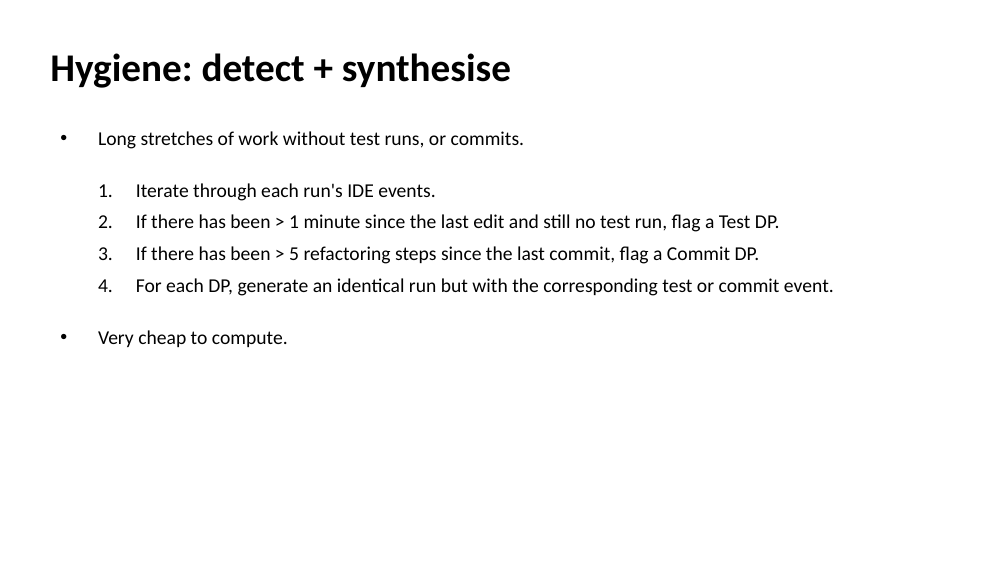
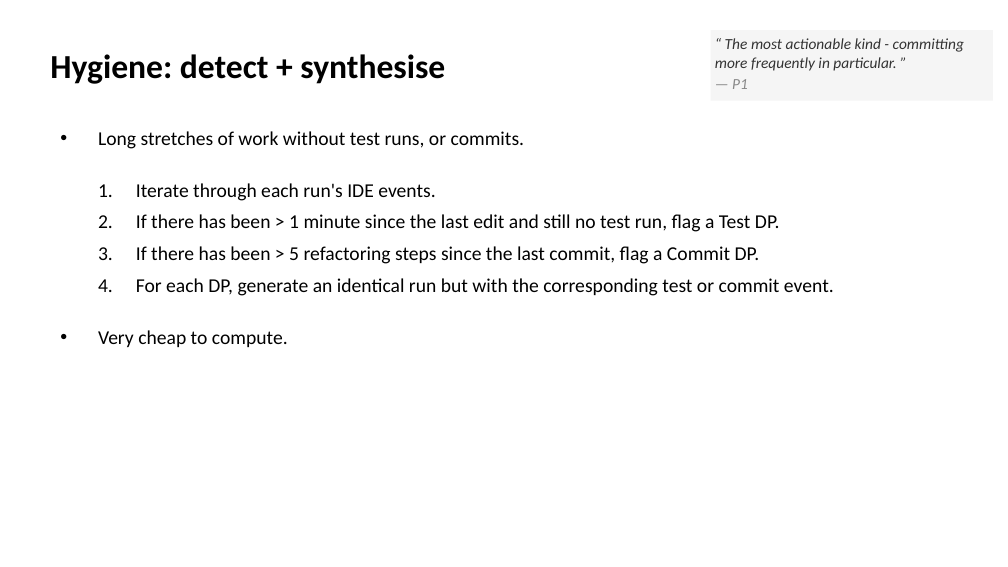
Before and after one commit to EthanHosier/fyp, a slide deck: slide 13 of presentation/slides.pptx. Drawn at 1008x567 pixels with LibreOffice and Linux fonts; fonts in the diff are those of the drawing. Boxes give left, top, right and bottom in pixels: in the first picture for what was removed or moved away, otherwise in the second. Text is boxed around its words. In the diff, an @@ line names an element or a change of style, - is before the commit and + after.

```diff
--- a/presentation/slides.pptx
+++ b/presentation/slides.pptx
@@ text "Hygiene: detect + synthesise" at <box>50,54,445,84</box>: size 28 to 24 pt @@
@@ rectangle added at <box>711,30,993,101</box>, fill #F5F5F5, 11 pt, text #333333, italic @@
+“ The most actionable kind - committing more frequently in particular. ”
+— P1
```
Also in this commit, not shown: 6 other slides changed, 1 other file.
